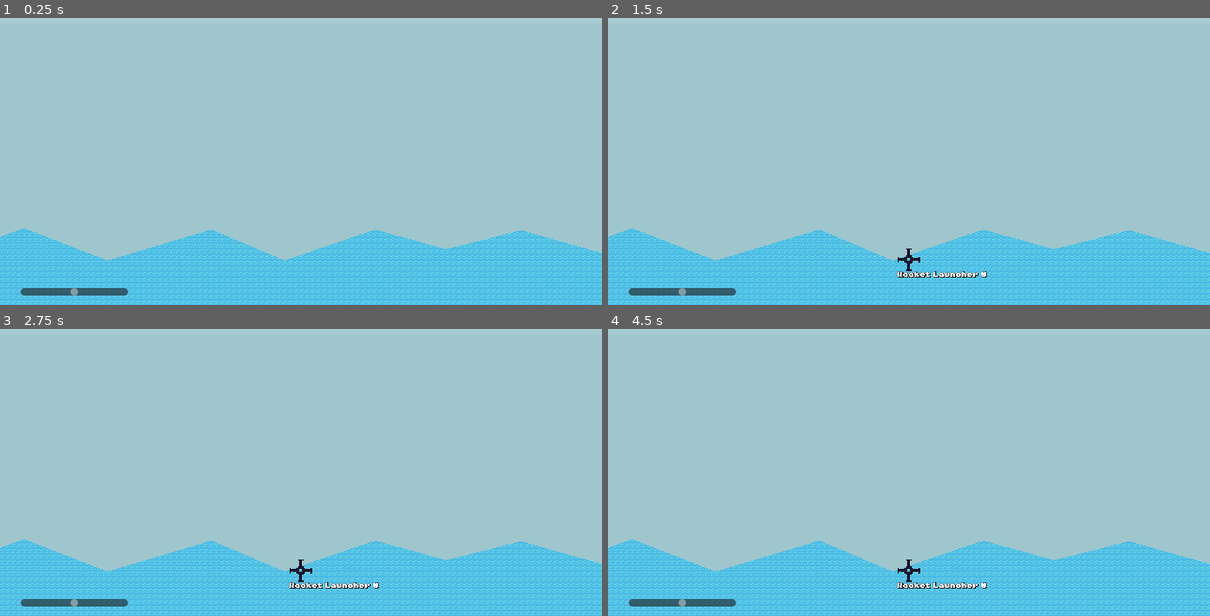
Above: before the commit, frames 1-4 (two rows, left to right).
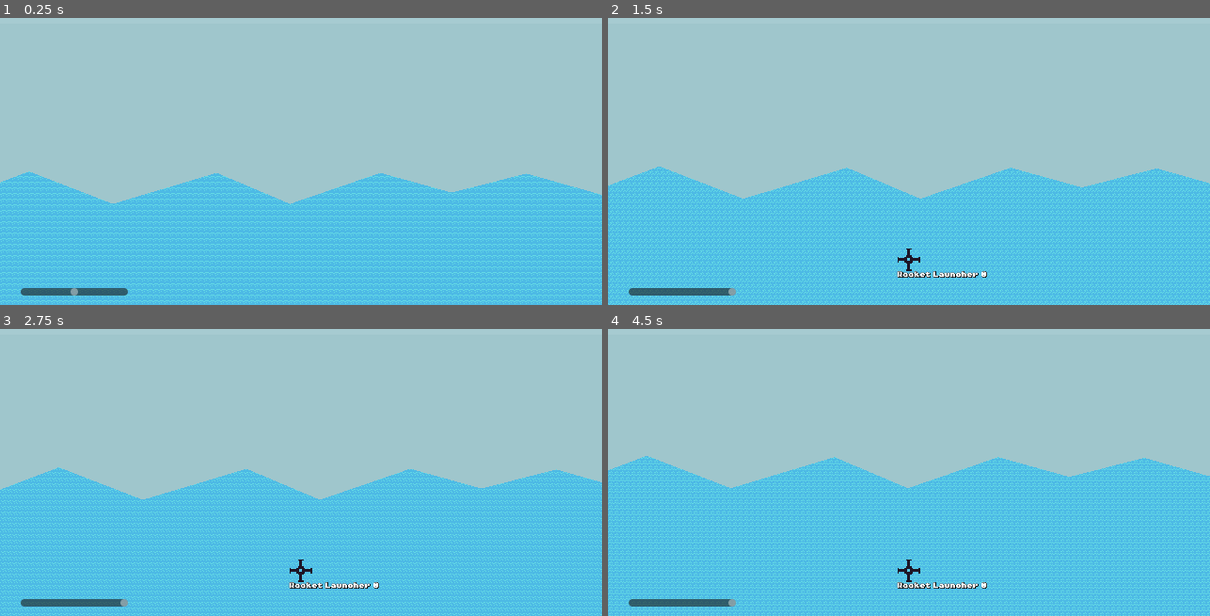
Above: after the commit, the same moments.

Repository: codingbanana21/Snail-Wars
Game: Godot game, scene res://maps/map.tscn
Two runs of this game, one before a commit and one after it. Both use one fixed random seed, a clock stepped at 60 frames per second and the inputs below. This scene is started directly instead of the project's main scene.
Inputs (mouse positions are in pixels of both pictures, inside the frame that each line leads up to):
- Up to frame 1 (0.25 s): no input
- Up to frame 2 (1.5 s): tap Enter (skip) at 0.5 s; move the mouse to (1041, 118) at 0.52 s; press the mouse at (1041, 118) at 0.53 s; hold D (right) from 0.53 s (still down); tap W (jump) at 0.77 s; move the mouse to (788, 152) at 1.27 s; release the mouse at (788, 152) at 1.28 s; tap Mouse wheel down (last_weapon) at 1.35 s
- Up to frame 3 (2.75 s): tap W (jump) at 1.52 s; move the mouse to (361, 372) at 2.02 s; release D (right) at 2.03 s; hold A (left) from 2.03 s (still down); right-click (361, 372) at 2.1 s
- Up to frame 4 (4.5 s): move the mouse to (902, 452) at 2.77 s; release A (left) at 2.78 s; hold D (right) 2.78-4.28 s; tap Mouse wheel up (next_weapon) at 2.85 s; tap W (jump) at 3.02, 3.77 s; move the mouse to (957, 449) at 3.52 s; press the mouse at (957, 449) at 3.53 s; move the mouse to (860, 443) at 4.27 s; release the mouse at (860, 443) at 4.28 s; hold A (left) from 4.28 s (still down); tap Mouse wheel down (last_weapon) at 4.35 s

The runs differ from the first frame. In frame 1, 23% of the frame differs, in the area x 0-100%, y 53-100%; in frame 2, 27%; in frame 3, 34%; in frame 4, 40%, in the area x 0-100%, y 44-100%.
Error before the commit: Cannot call method 'get_image' on a null value. (res://scripts/map.gd:39)
Error after the commit: Out of bounds get index '0' (on base: 'PackedInt32Array') (res://scripts/map.gd:21)

Commit message:
Code clean up

Diff:
--- a/project.godot
+++ b/project.godot
@@ -11,7 +11,7 @@
 [application]
 
 config/name="Snail Wars"
-config/version="1.0"
+config/version="0.2"
 config/tags=PackedStringArray("2d", "multplayer", "network")
 run/main_scene="uid://dbu738lf8tcco"
 config/features=PackedStringArray("4.7", "Forward Plus")
--- a/scripts/Mouse.gd
+++ b/scripts/Mouse.gd
@@ -13,7 +13,7 @@
 var weapon: int
 
 
-func _process(delta: float) -> void:
+func _process(_delta: float) -> void:
 	if weapon_left >= 0:
 		weapon_label.text = WEAPONS[weapon]+" "+str(weapon_left)
 	else:
--- a/scripts/map.gd
+++ b/scripts/map.gd
@@ -7,12 +7,11 @@
 @onready var water: Polygon2D = $Water
 @onready var wind: HScrollBar = %Wind
 
-var id: int
 var remote_id: int
 
 
 func _enter_tree() -> void:
-	set_multiplayer_authority(id)
+	set_multiplayer_authority(1)
 
 
 func _ready() -> void:
@@ -20,14 +19,13 @@
 
 	if is_multiplayer_authority():
 		remote_id = multiplayer.get_peers()[0]
-		print(multiplayer.get_peers())
 
 	Globals.team_turn = randi_range(0, Globals.number_of_teams)
 	image.texture = load("res://maps/map_"+Globals.map+".png")
 	make_map()
 
 
-func _process(delta: float) -> void:
+func _process(_delta: float) -> void:
 	if !is_multiplayer_authority(): return
 
 	wind.value = Globals.wind
@@ -83,7 +81,7 @@
 				if !is_multiplayer_authority(): continue
 
 				if team_number == 0:
-					multiplayer_spawner.spawn({"id":id,
+					multiplayer_spawner.spawn({"id":1,
 						"global_position":offset,
 						"team_color":pixel_color,
 						"player_number":player_number,
@@ -115,8 +113,6 @@
 	player.add_to_group("Player")
 	return player
 
-	#player.team_label.text = "Team "+str(team_number)
-
 
 @rpc("any_peer","reliable","call_local")
 func explode_tile(target_position: Vector2, power: int):
--- a/scripts/menu.gd
+++ b/scripts/menu.gd
@@ -22,7 +22,7 @@
 	multiplayer_spawner.spawn_function = load_map
 
 
-func _process(delta: float) -> void:
+func _process(_delta: float) -> void:
 	per_team_label.text = str(int(per_team_h_slider.value)) + " Players Per Team"
 	Globals.players_in_team = int(per_team_h_slider.value)
 
@@ -38,9 +38,8 @@
 	weapons_label.text = "Weapon set "+str(int(weapons_h_slider.value))
 
 
-func load_map(inputs: Dictionary = {"id":1,
-		"map":"m1"}):
-	Globals.map = "b1"
+func load_map(inputs: Dictionary = {"map":"m1"}):
+	Globals.map = inputs["map"]
 
 	if int(weapons_h_slider.value) == 1:
 		Globals.teams_weapons = [[-1,-1,2,3,1,1,1,1,2,1,1]]
@@ -57,7 +56,6 @@
 	#Input.set_mouse_mode(Input.MOUSE_MODE_CAPTURED)
 	Mouse.can_move = true
 	var map_file = preload("res://maps/map.tscn").instantiate()
-	map_file.id = inputs["id"]
 	return map_file
 
 
@@ -65,9 +63,8 @@
 	peer.create_server(PORT,1)
 	multiplayer.multiplayer_peer = peer
 	multiplayer.peer_connected.connect(
-		func(id):
-			#multiplayer_spawner.spawn(id)
-			multiplayer_spawner.spawn({"id":multiplayer.get_unique_id(),"map":"b1"})
+		func(_id):
+			multiplayer_spawner.spawn({"map":"b1"})
 	)
 
 
@@ -82,7 +79,7 @@
 
 
 func _on_b_1_button_pressed() -> void:
-	load_map({"id":1,"map":"b1"})
+	load_map({"map":"b1"})
 
 
 #func _on_m_1_button_pressed() -> void:
--- a/scripts/player.gd
+++ b/scripts/player.gd
@@ -47,7 +47,7 @@
 	hp_label.text = str(hp)
 	name_label.text = NAMES2.pick_random() +" "+ NAMES.pick_random()
 	name_label.modulate = team_color
-	team_label.text = "Team " + team_name
+	team_label.text = "Team "+str(team_number)
 	team_label.modulate = team_color
 	hp_label.modulate = team_color
 
@@ -196,8 +196,6 @@
 
 @rpc("any_peer", "call_local", "reliable")
 func next_player(teams_turns, team_turn):
-	#if !is_multiplayer_authority(): return
-
 	if hp < 1 and !dead:
 		#shot_projectile("res://projectiles/snail.tscn", global_position,id)
 		die.rpc()
--- a/scripts/projectile.gd
+++ b/scripts/projectile.gd
@@ -24,9 +24,9 @@
 @export var effect_by_wind: bool = true
 @export var spawns: Array[String]
 
+var id: int
 var parent: Player
 var bodys_needed: int = 2
-var id: int
 
 
 func _enter_tree() -> void:
@@ -93,6 +93,8 @@
 
 
 func explode(end_explode: bool = false):
+	if !is_multiplayer_authority(): return
+
 	if !hit_timer.is_stopped():
 		return
 
@@ -140,4 +142,5 @@
 
 func _on_explosion_timer_timeout() -> void:
 	if !is_multiplayer_authority(): return
+
 	explode(true)
